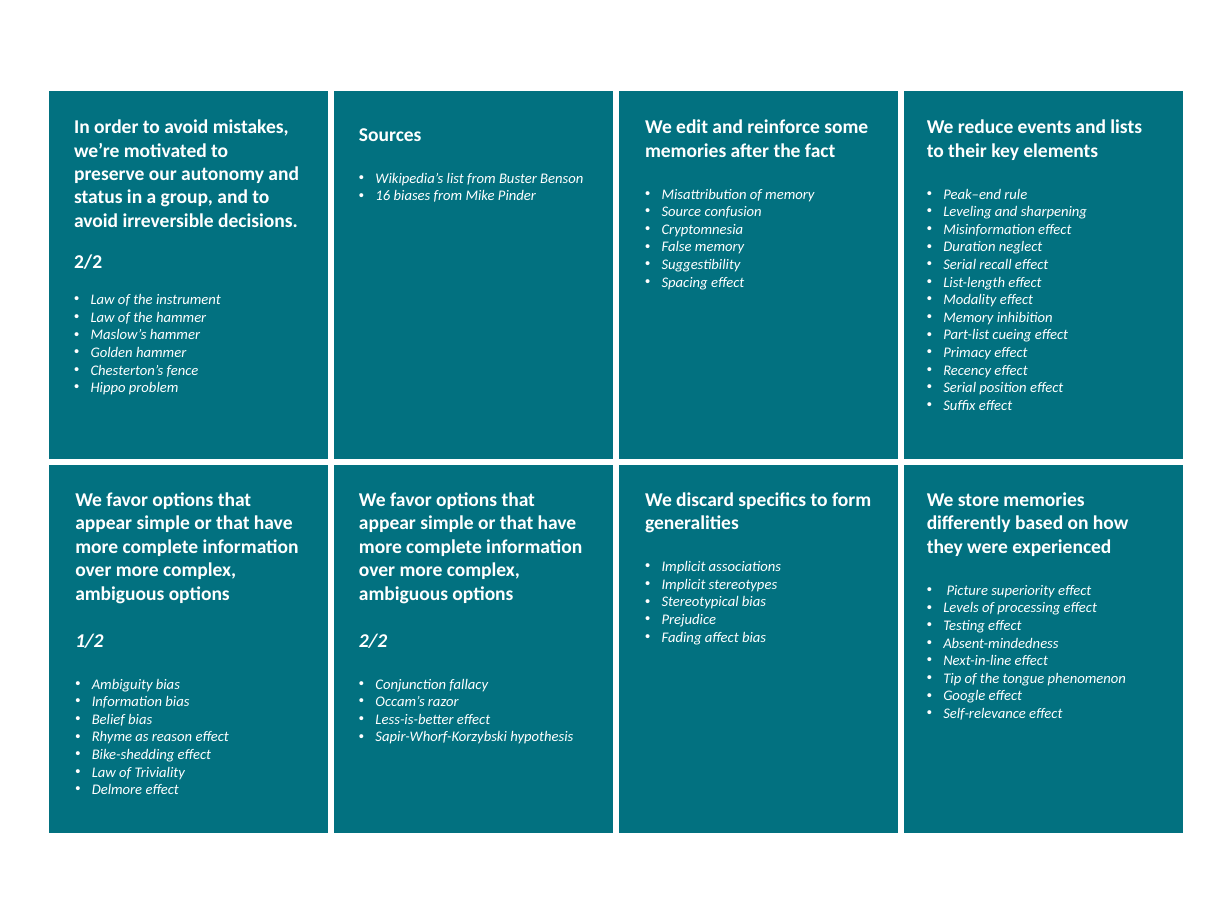
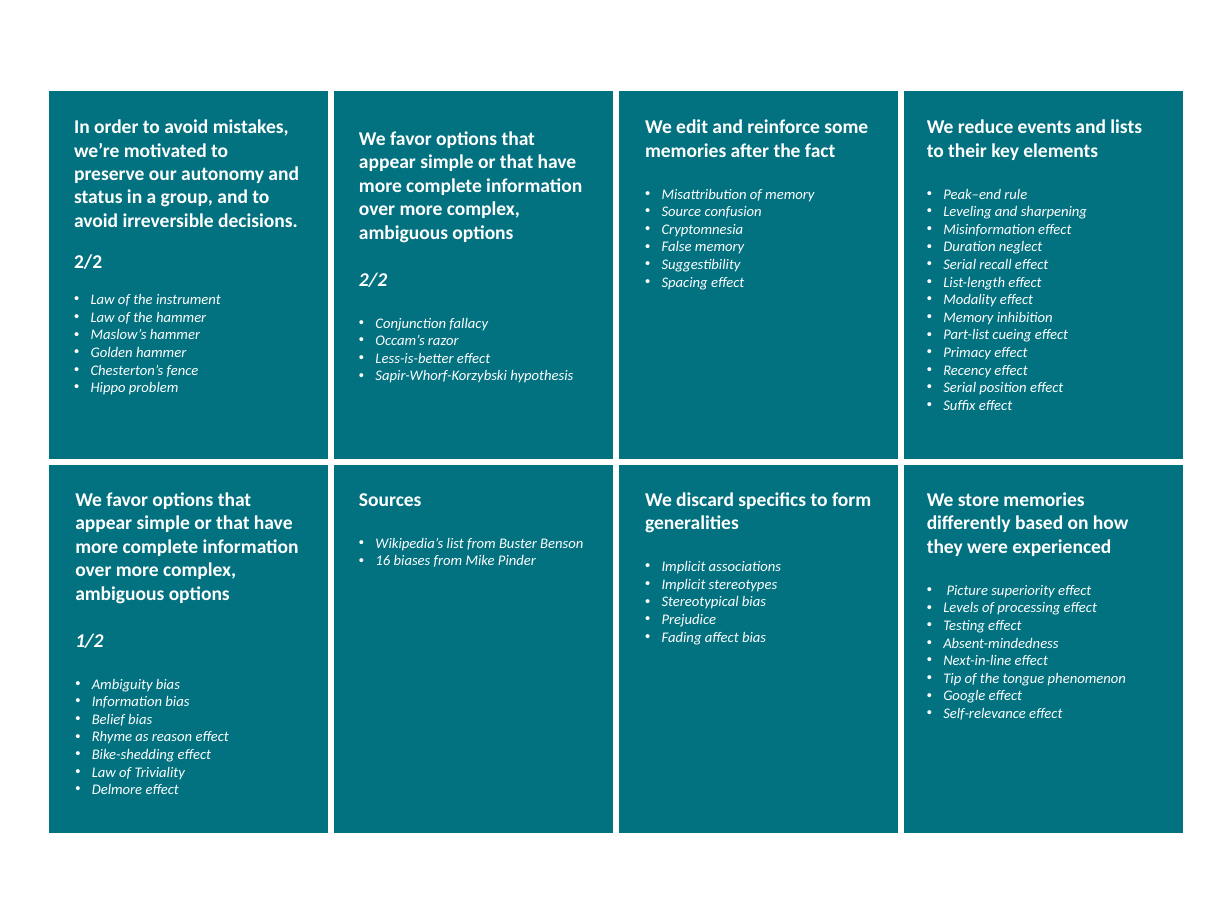
Before and after one commit to StephaneMoog/AgileBundle, a slide deck: slide 10 of Cartes-Cognitive-Biases/Cartes-Cognitive-Biases.pptx. Drawn at 1232x924 pixels with LibreOffice and Linux fonts; fonts in the diff are those of the drawing. Boxes give left, top, right and bottom in pixels: in the first picture for what was removed or moved away, otherwise in the second. Text is boxed around its words. In the diff, an @@ line names an element or a change of style, - is before the commit and + after.

```diff
--- a/Cartes-Cognitive-Biases/Cartes-Cognitive-Biases.pptx
+++ b/Cartes-Cognitive-Biases/Cartes-Cognitive-Biases.pptx
@@ text "We favor options that appear ...": place and size @@
-text "We favor options that appear ..." at (359,492,582,744)
+text "We favor options that appear ..." at (359,131,582,383)
@@ text "Sources": place and size @@
-text "Sources" at (359,128,583,202)
+text "Sources" at (359,493,583,567)
```
Also in this commit, not shown: 1 other file.
